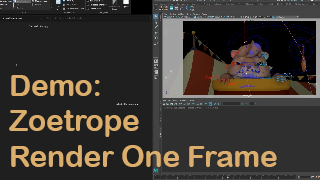
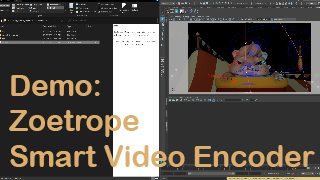
Layered file, before and after one edit (w=320, h=180). Changes by layer:
renamed "Demo: Zoetrope Render One Frame" to "Demo: Zoetrope Smart Video Encoder", painted on it over <box>10,75,315,167</box>
added layer "Layer 4" above "Layer 3" over <box>0,0,320,180</box>
